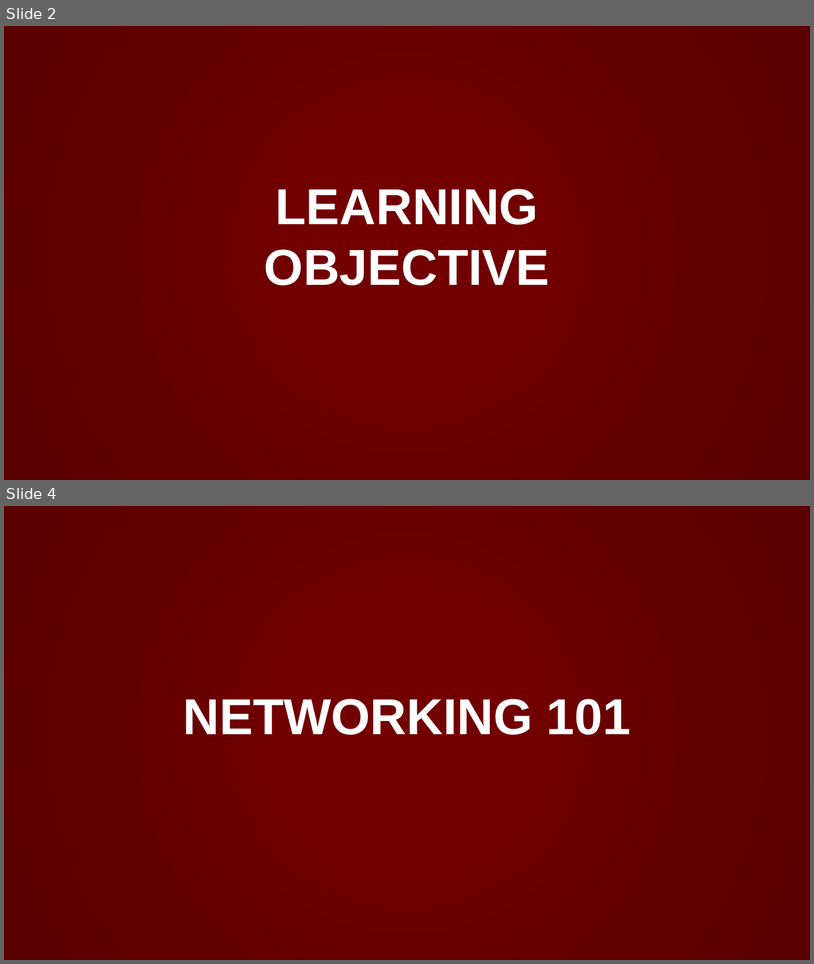
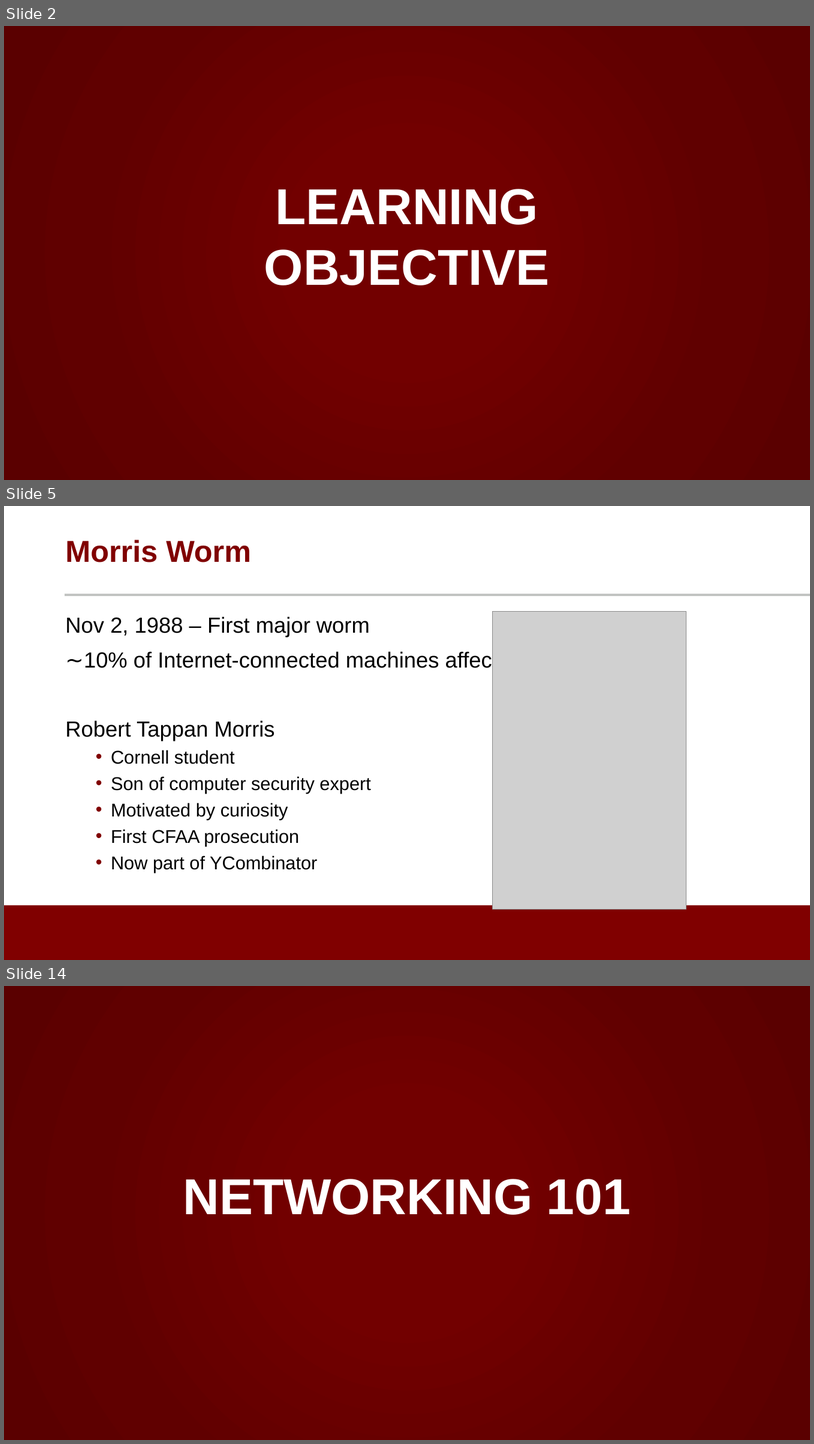
Before and after one commit to noise-lab/ML-Cybersecurity, a slide deck: module-2/ppt/2.1-Overview.pptx. Shown one above the other, each under a label of ours: slides 2 and 4 before the commit, slides 2, 5 and 14 after it; the slides between them are not shown. The pictures are 814x964 and 814x1444 pixels, drawn with LibreOffice and Linux fonts; fonts in the diff are those of the drawing; grey boxes stand for pictures; background and template pictures are left out. Boxes give left, top, right and bottom in pixels: in the first picture for what was removed or moved away, otherwise in the second. Text is boxed around its words. In the diff, an @@ line names an element or a change of style, - is before the commit and + after.

Commit message:
first stab on module 3 material

```diff
--- a/module-2/ppt/2.1-Overview.pptx
+++ b/module-2/ppt/2.1-Overview.pptx
@@ slide 5 added at (4,506,810,960), background #FFFFFF @@
@@ title added at (65,540,251,562), 36 pt, text #800000, bold @@
+Morris Worm
@@ line added from (65, 595) to (810, 595), #C2C4C2 3 pt @@
@@ picture added at (493,611,686,909) @@
@@ text added at (65,616,523,872), 22 pt, text #000000 @@
+Nov 2, 1988 – First major worm
+∼10% of Internet-connected machines affected
+Robert Tappan Morris
+  • Cornell student
+  • Son of computer security expert
+  • Motivated by curiosity
+  • First CFAA prosecution
+  • Now part of YCombinator
@@ rectangle added at (4,905,810,960), fill #800000 @@
@@ what was slide 4 is now slide 14 @@
```
Also in this commit, not shown: 1 slide changed, 10 other slides added, 8 other files.
